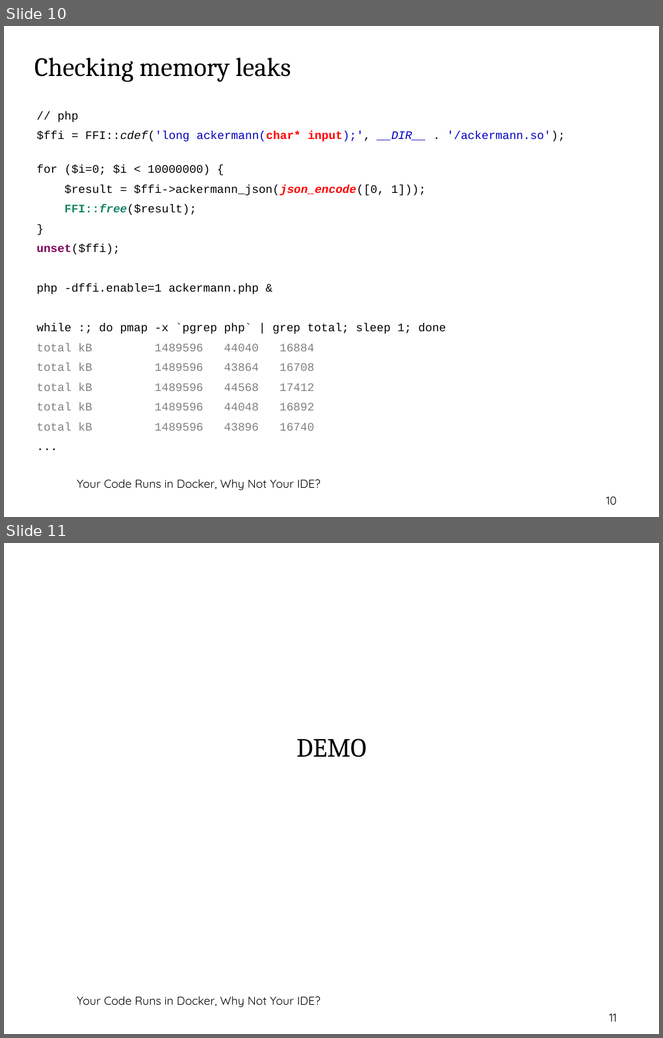
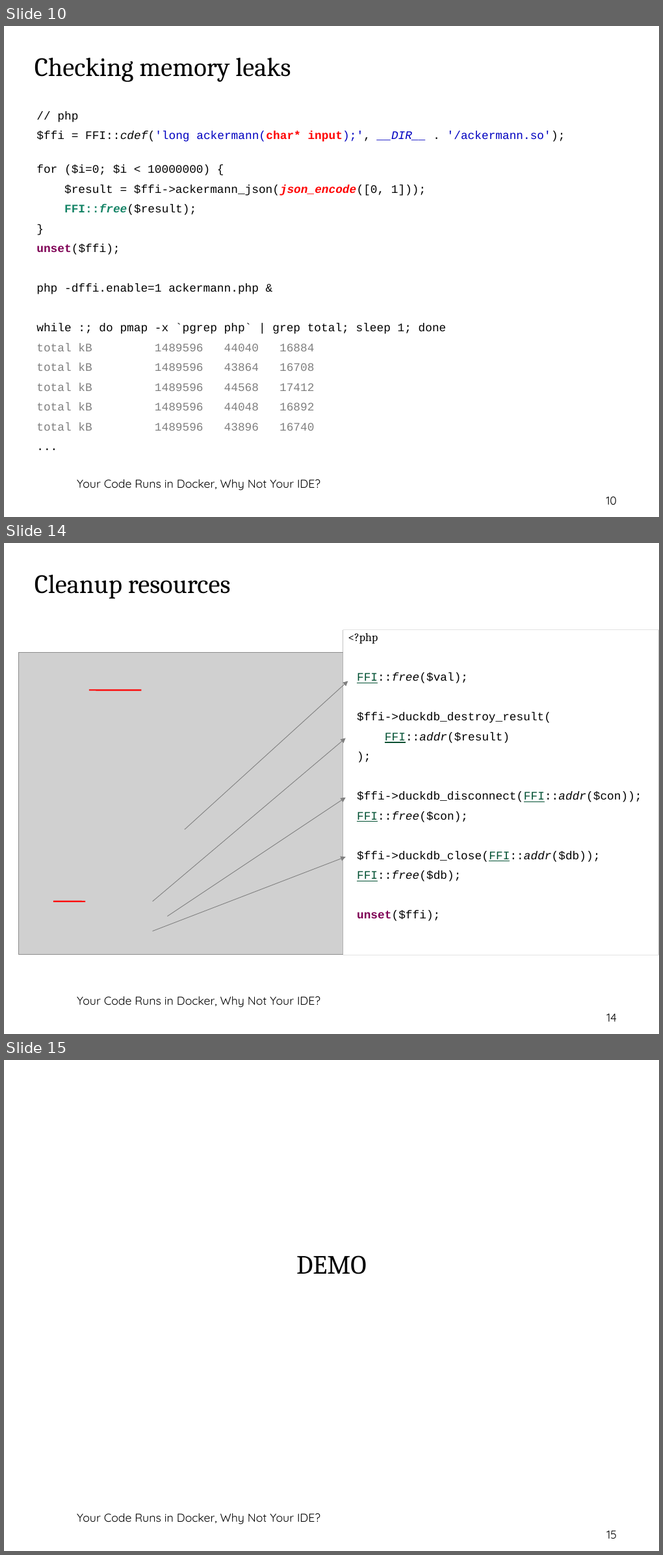
Before and after one commit to thomasbley/php-go-integration, a slide deck: getting_started_with_php_ffi.odp. Shown one above the other, each under a label of ours: slides 10 and 11 before the commit, slides 10, 14 and 15 after it; the slides between them are not shown. The pictures are 663x1038 and 663x1555 pixels, drawn with LibreOffice and Linux fonts; fonts in the diff are those of the drawing; grey boxes stand for pictures; background and template pictures are left out. Boxes give left, top, right and bottom in pixels: in the first picture for what was removed or moved away, otherwise in the second. Text is boxed around its words. In the diff, an @@ line names an element or a change of style, - is before the commit and + after.

```diff
--- a/getting_started_with_php_ffi.odp
+++ b/getting_started_with_php_ffi.odp
@@ slide 14 added at (x1=4, y1=543, x2=659, y2=1034), background picture (left out); not listed: 1 template element that a slide beside it also shows @@
@@ title added at (x1=35, y1=574, x2=231, y2=599), 32 pt, text #000000 @@
+Cleanup resources
@@ text added at (x1=343, y1=630, x2=659, y2=961), fill #FFFFFF, 14 pt, text #000000 @@
+<?php
+FFI::free($val);
+$ffi->duckdb_destroy_result(
+FFI::addr($result)
+);
+$ffi->duckdb_disconnect(FFI::addr($con));
+FFI::free($con);
+$ffi->duckdb_close(FFI::addr($db));
+FFI::free($db);
+unset($ffi);
@@ picture added at (x1=19, y1=653, x2=414, y2=955) @@
@@ line added from (89, 691) to (141, 691), #FF0000 1.7 pt @@
@@ arrow added from (185, 830) to (348, 681), #808080 0.71 pt @@
@@ arrow added from (153, 902) to (346, 738), #808080 0.71 pt @@
@@ arrow added from (168, 916) to (346, 797), #808080 0.71 pt @@
@@ arrow added from (153, 931) to (346, 857), #808080 0.71 pt @@
@@ line added from (53, 902) to (85, 902), #FF0000 1.7 pt @@
@@ page number added at (x1=607, y1=1014, x2=617, y2=1022), 14 pt, text #000000 @@
+14
@@ what was slide 11 is now slide 15 @@
@@ page number at (x1=607, y1=1531, x2=617, y2=1539): text changed @@
-11
+15
```
Also in this commit, not shown: 3 slides changed, 3 other slides added, 1 other file.
